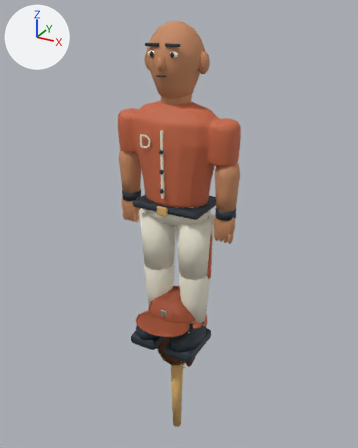
An edit to the glTF model web/models/athlete.glb, drawn before and after from the same camera.
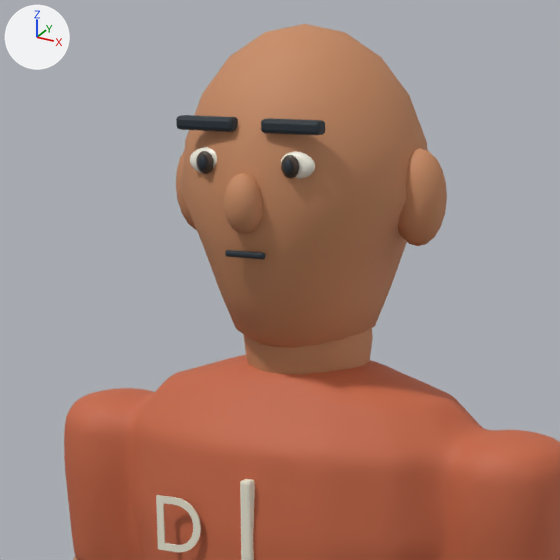
The first picture shows the older version from a 50 mm camera at (1.32, -2.38, 2.0) aimed at (0.0, 0.03, 0.79). The close-ups show the older and then the newer version on the part from 29% to 66% of the width and 3% to 33% of the height of that picture. Only the edits that show in the close-ups are written down. Arrows for +X, +Y and +Z are at upper left; the lights stay in place. Where no turn or scale is listed for an object, it has been applied to the vertices. Vertices at exactly the same position are counted once.

Before the edit, the objects in view are built like this:
```python
me_jersey = bpy.data.meshes.new('Jersey')
me_jersey.from_pydata(...)  # 8285 vertices, 16338 faces; spans x -0.38..0.38, y -0.24..0.17, z 0.01..1.93
# faces by material slot: [5698, 1908, 2840, 108, 4632, 576, 576]
me_jersey.materials.append(mat_team)  # orange #c96845
me_jersey.materials.append(mat_cream)  # pale yellow #eee9d6
me_jersey.materials.append(mat_dark)  # dark blue #202d36
me_jersey.materials.append(mat_stitch)  # orange #d9af6c
me_jersey.materials.append(mat_skin)  # orange #c98b62
me_jersey.materials.append(mat_eye)  # white #faf6e8
me_jersey.materials.append(mat_iris)  # brown #49392d
ob_athlete = bpy.data.objects.new('Athlete', me_jersey)
ob_athlete.location = (0.0, 0.0, 0.0)
```
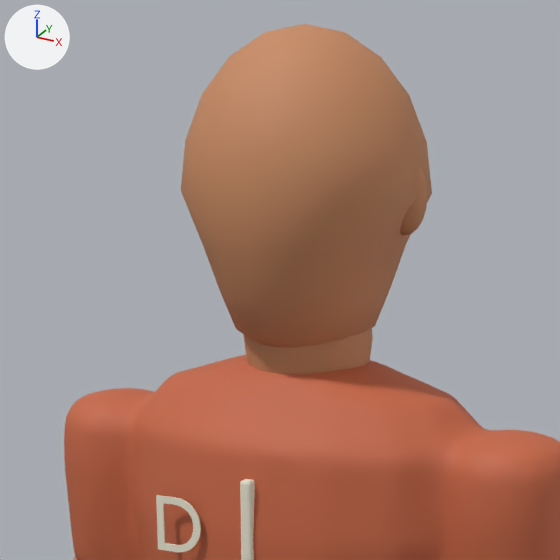
The change, as a diff of the scene's bpy script:
```diff
--- a/web/models/athlete.glb.py
+++ b/web/models/athlete.glb.py
@@ me_jersey @@
 # used by ob_athlete; location = (0.0, 0.0, 0.0)
-me_jersey.from_pydata(...)  # 8285 vertices, 16338 faces; spans x -0.38..0.38, y -0.24..0.17, z 0.01..1.93
+me_jersey.from_pydata(...)  # 7095 vertices, 13998 faces; spans x -0.38..0.38, y -0.24..0.17, z 0.01..1.93
+# me_jersey part 1: 10 loose pieces with 1190 vertices, spanning x -0.1..0.1, y -0.18..-0.13, z 1.67..1.83, are deleted
+# me_jersey part 2: 94 vertices moved from x -0.19..0.19, y -0.03..0.03, z 1.68..1.79 to x -0.16..0.16, y -0.02..0.02, z 1.69..1.78; 160 vertices removed from x -0.18..0.19, y -0.03..0.03, z 1.68..1.79; 160 vertices added at x -0.16..0.16, y -0.02..0.02, z 1.69..1.78
 me_jersey.materials.append(mat_team)
@@ me_jersey @@
 me_jersey.materials.append(mat_skin)
-me_jersey.materials.append(mat_eye)  # white #faf6e8
-me_jersey.materials.append(mat_iris)  # brown #49392d
```

What differs and where, as boxes (x1, y1, x2, y2) in the close-ups (560 x 560 px; the box of a moved part takes in the faces that stretch with it):
part 1 of me_jersey, deleted
    before: (176, 115, 325, 259)
part 2 of me_jersey, moved or reshaped
    before: (178, 148, 447, 246)
    after: (400, 167, 428, 235)
